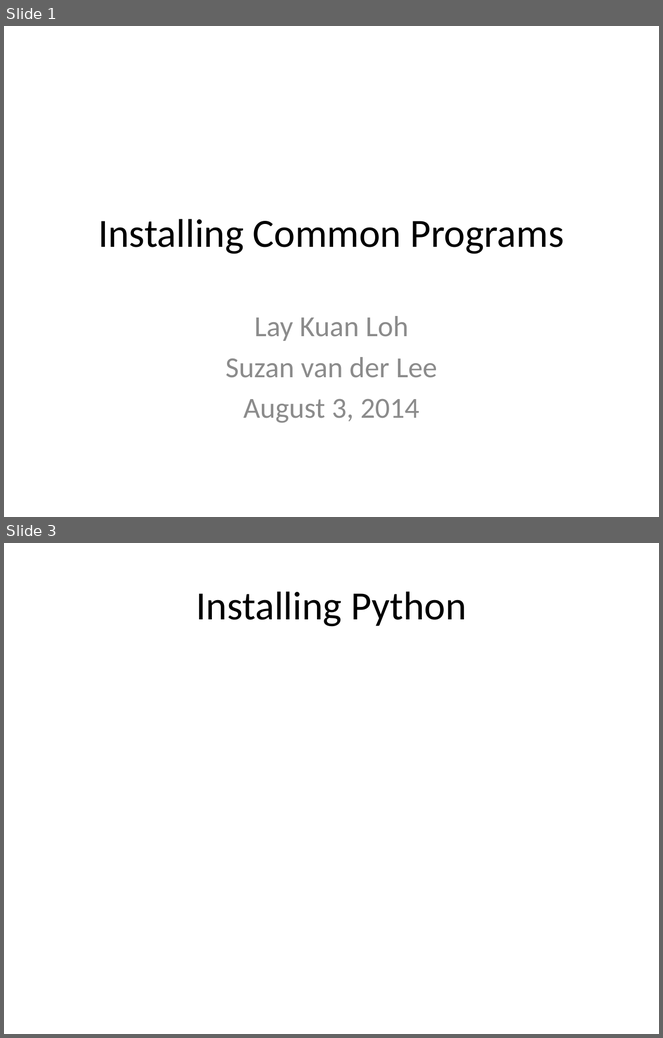
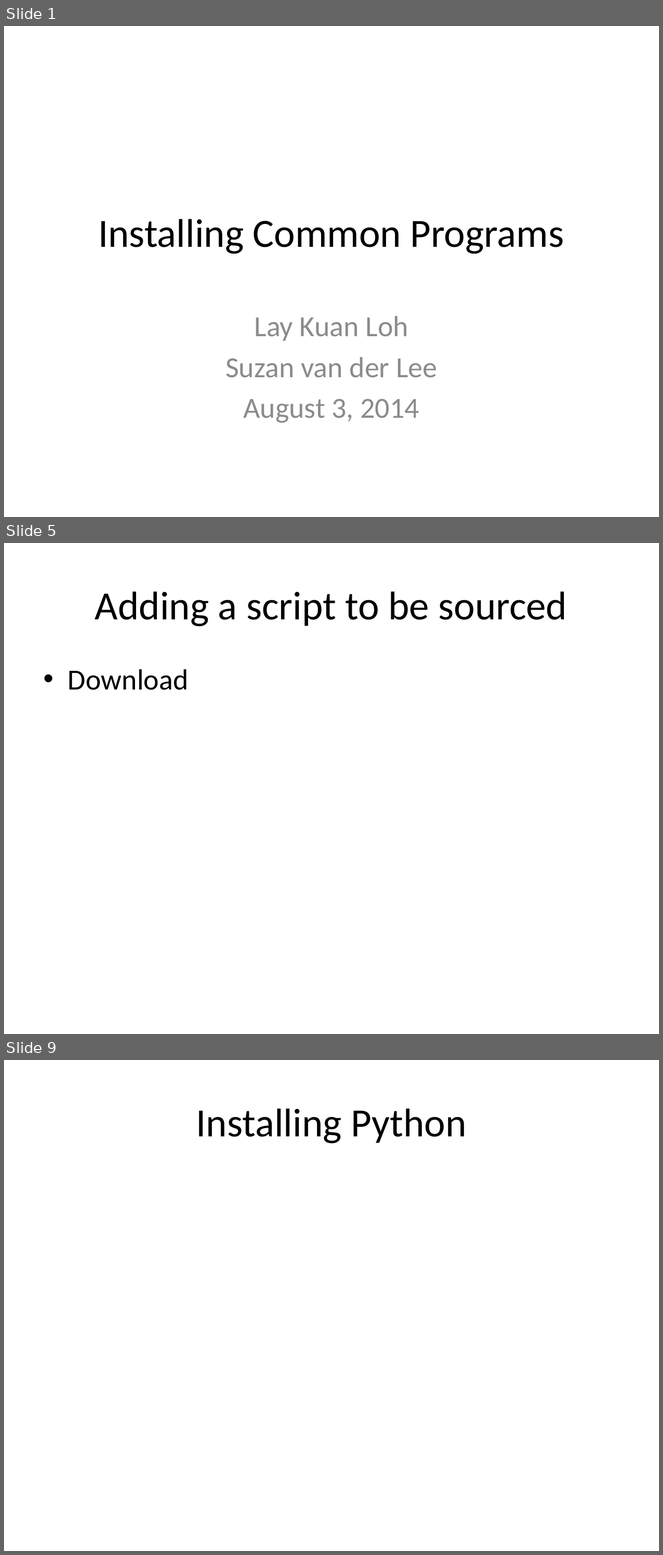
Before and after one commit to lkloh/USArray, a slide deck: InstallingCommonPrograms/InstallingCommonPrograms.pptx. Shown one above the other, each under a label of ours: slides 1 and 3 before the commit, slides 1, 5 and 9 after it; the slides between them are not shown. The pictures are 663x1038 and 663x1555 pixels, drawn with LibreOffice and Linux fonts; fonts in the diff are those of the drawing. Boxes give left, top, right and bottom in pixels: in the first picture for what was removed or moved away, otherwise in the second. Text is boxed around its words. In the diff, an @@ line names an element or a change of style, - is before the commit and + after.

Commit message:
added script

```diff
--- a/InstallingCommonPrograms/InstallingCommonPrograms.pptx
+++ b/InstallingCommonPrograms/InstallingCommonPrograms.pptx
@@ slide 5 added at [4, 543, 659, 1034], background #FFFFFF @@
@@ title added at [95, 591, 567, 627], 44 pt, text #000000 @@
+Adding a script to be sourced
@@ text added at [68, 669, 189, 690], 32 pt, text #000000 @@
+• Download
@@ what was slide 3 is now slide 9 @@
```
Also in this commit, not shown: 2 slides changed, 4 other slides added, 1 slide removed, 9 other files.
